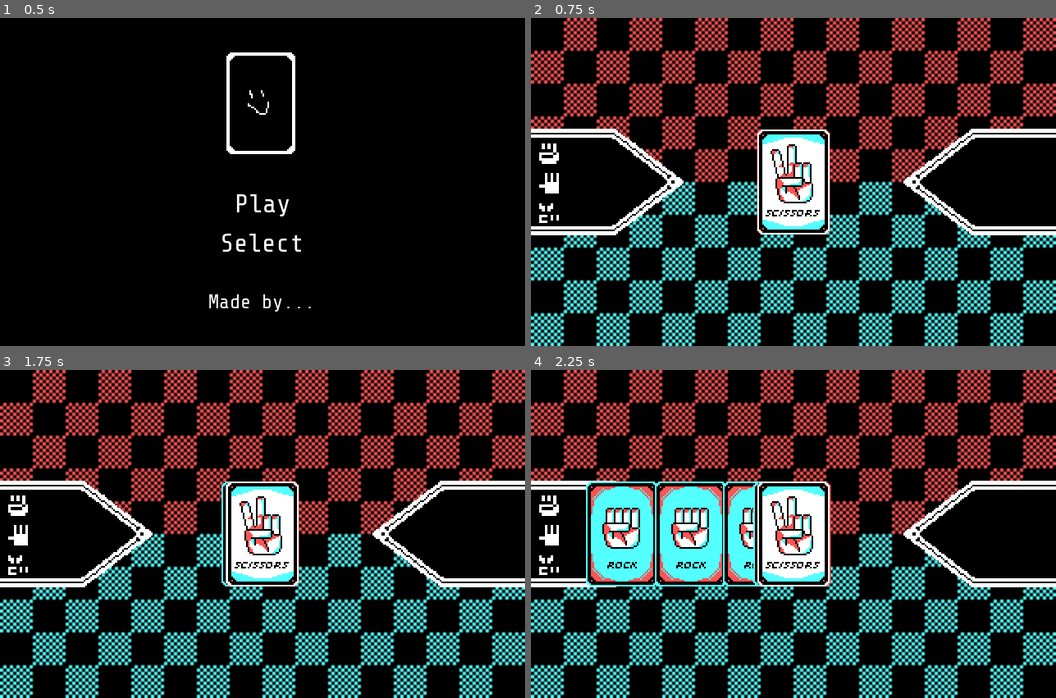
Above: before the commit, frames 1-4 (two rows, left to right).
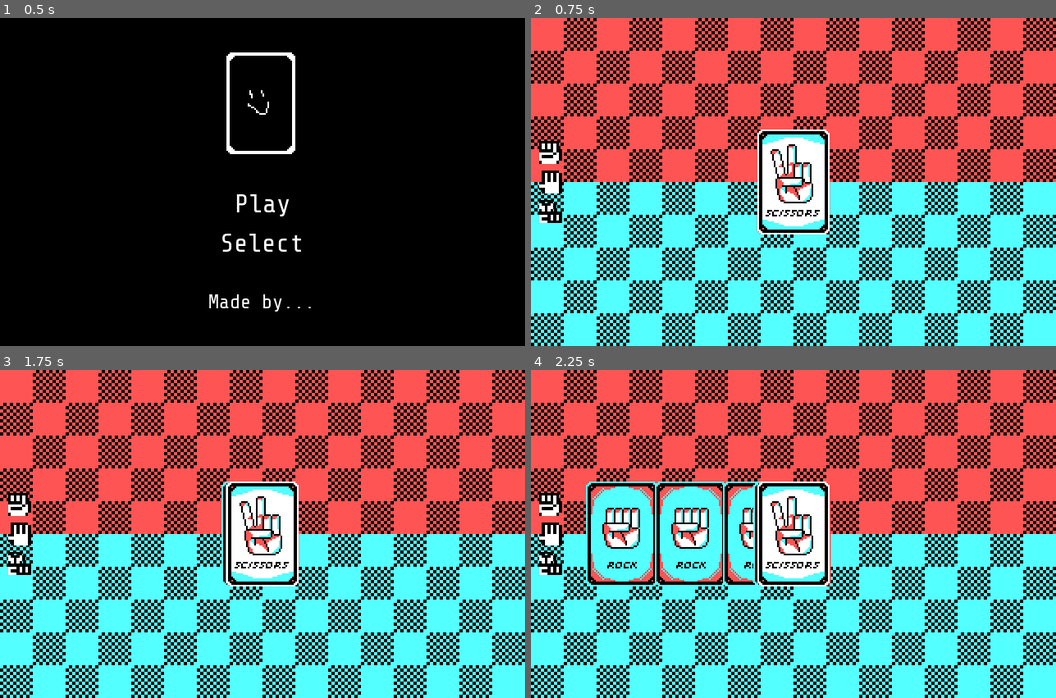
Above: after the commit, the same moments.

Repository: enunezs/EC2020GameJam
Game: Godot game, scene res://Scenes/MainMenu.tscn
Same seed, same stepped clock (60 frames per second), same inputs: the game is played once before the commit and once after it.
Inputs (mouse positions are in pixels of both pictures, inside the frame that each line leads up to):
- Up to frame 1 (0.5 s): no input
- Up to frame 2 (0.75 s): click "Play" at 0.5 s
- Up to frame 3 (1.75 s): tap Enter at 1.25 s; move the mouse to (262, 534) at 1.27 s; click (262, 534) at 1.42 s
- Up to frame 4 (2.25 s): move the mouse to (777, 534) at 2.02 s; click (777, 534) at 2.17 s

Frame 1 is identical in both runs. In frame 2, 92% of the frame differs, in the area x 0-100%, y 0-100%; in frame 3, 92%; in frame 4, 82%.

Commit message:
Importing portraits

Diff:
--- a/Cards/CardBase.gd
+++ b/Cards/CardBase.gd
@@ -24,6 +24,9 @@
 #sound
 export(String, FILE) var sound_slide
 
+onready var n_audio_slide = $AudioStreamCardSlide
+onready var n_audio_turn = $AudioStreamCardTurn
+onready var n_audio_pick = $AudioStreamCardPick
 
 
 onready var n_sprite = $Sprite
@@ -77,6 +80,8 @@
 	tween.interpolate_property(self, "position", position, target, 1.3, Tween.TRANS_QUINT, Tween.EASE_IN_OUT)
 
 	tween.start()
+	#n_audio_slide.play(0)
+
 
 	yield(tween, "tween_completed")
 	#position=target
@@ -85,6 +90,8 @@
 	#var tween = get_node("Tween")
 	#tween.interpolate_property(self, "position", position, target, 2, Tween.TRANS_QUINT, Tween.EASE_IN_OUT)
 	$AnimationPlayer.play("FloatUp")
+	n_audio_pick.play(0)
+
 	yield( get_node("AnimationPlayer"), "animation_finished" )
 
 
@@ -121,7 +128,8 @@
 		set_cardtype(card_type)
 	else:
 		n_sprite.set_texture(back_texture)
-	pass
+	n_audio_turn.play(0)
+
 
 #TODO ON HOVER
 
--- a/Cards/CardBase.tscn
+++ b/Cards/CardBase.tscn
@@ -1,10 +1,13 @@
-[gd_scene load_steps=11 format=2]
+[gd_scene load_steps=14 format=2]
 
 [ext_resource path="res://Cards/Sprites/Card_Rock-1.png" type="Texture" id=1]
 [ext_resource path="res://Cards/CardBase.gd" type="Script" id=2]
 [ext_resource path="res://Cards/Sprites/Card_Paper-1.png" type="Texture" id=3]
 [ext_resource path="res://Cards/Sprites/Card_Back_01-1.png" type="Texture" id=4]
 [ext_resource path="res://Cards/Sprites/Card_Scissors-1.png" type="Texture" id=5]
+[ext_resource path="res://Sound Effects/card_slide.wav" type="AudioStream" id=6]
+[ext_resource path="res://Sound Effects/card_turn.wav" type="AudioStream" id=7]
+[ext_resource path="res://Sound Effects/Click.wav" type="AudioStream" id=8]
 
 [sub_resource type="RectangleShape2D" id=1]
 extents = Vector2( 21, 31 )
@@ -144,5 +147,17 @@
 anims/FloatDown = SubResource( 3 )
 anims/FloatUp = SubResource( 4 )
 anims/Idle = SubResource( 5 )
+
+[node name="AudioStreamCardSlide" type="AudioStreamPlayer" parent="."]
+stream = ExtResource( 8 )
+volume_db = -11.4
+
+[node name="AudioStreamCardPick" type="AudioStreamPlayer" parent="."]
+stream = ExtResource( 6 )
+volume_db = -20.0
+
+[node name="AudioStreamCardTurn" type="AudioStreamPlayer" parent="."]
+stream = ExtResource( 7 )
+volume_db = -10.0
 [connection signal="mouse_entered" from="." to="." method="_on_CardBase_mouse_entered"]
 [connection signal="mouse_exited" from="." to="." method="_on_CardBase_mouse_exited"]
--- a/Scenes/Game.tscn
+++ b/Scenes/Game.tscn
@@ -8,8 +8,7 @@
 [ext_resource path="res://UI/ICON HAND-1.png.png" type="Texture" id=6]
 [ext_resource path="res://UI/ICON SCISSORS-1.png.png" type="Texture" id=7]
 [ext_resource path="res://UI/ICON PUNCH-1.png.png" type="Texture" id=8]
-[ext_resource path="res://Background/Background_02.png" type="Texture" id=9]
-[ext_resource path="res://Background/Blanket_01-1.png" type="Texture" id=10]
+[ext_resource path="res://Background/Background.png" type="Texture" id=9]
 
 [sub_resource type="DynamicFont" id=1]
 size = 12
@@ -183,16 +182,3 @@
 z_index = -3
 z_as_relative = false
 texture = ExtResource( 9 )
-
-[node name="Napkin" type="Sprite" parent="UI"]
-position = Vector2( 40, 100 )
-scale = Vector2( 1.08, 1.08 )
-z_index = -3
-texture = ExtResource( 10 )
-
-[node name="Napkin2" type="Sprite" parent="UI"]
-position = Vector2( 280, 100 )
-rotation = 3.14159
-scale = Vector2( 1.08, 1.08 )
-z_index = -3
-texture = ExtResource( 10 )
Not shown, added: Characters/Portrait_kid.png.import
Not shown: 1 places in Scenes/Game.tscn that only renumber resources
Not shown, removed: Sound Effects/Draw_encounter.wav.import
Not shown, removed: Sound Effects/Lost_encounter.wav.import
Not shown, changed: Sound Effects/card_slide.wav.import
Not shown, changed: Sound Effects/card_turn.wav.import
Not shown, added: Sound Effects/encounter_draw.wav.import
Not shown, added: Sound Effects/encounter_lost.wav.import
Not shown, changed: Sound Effects/match_draw.wav.import
Not shown, changed: Sound Effects/match_win.wav.import
Not shown, added: Sound Effects/card_slide.wav
Not shown, added: Sound Effects/card_turn.wav
(and 4 more such lines)
